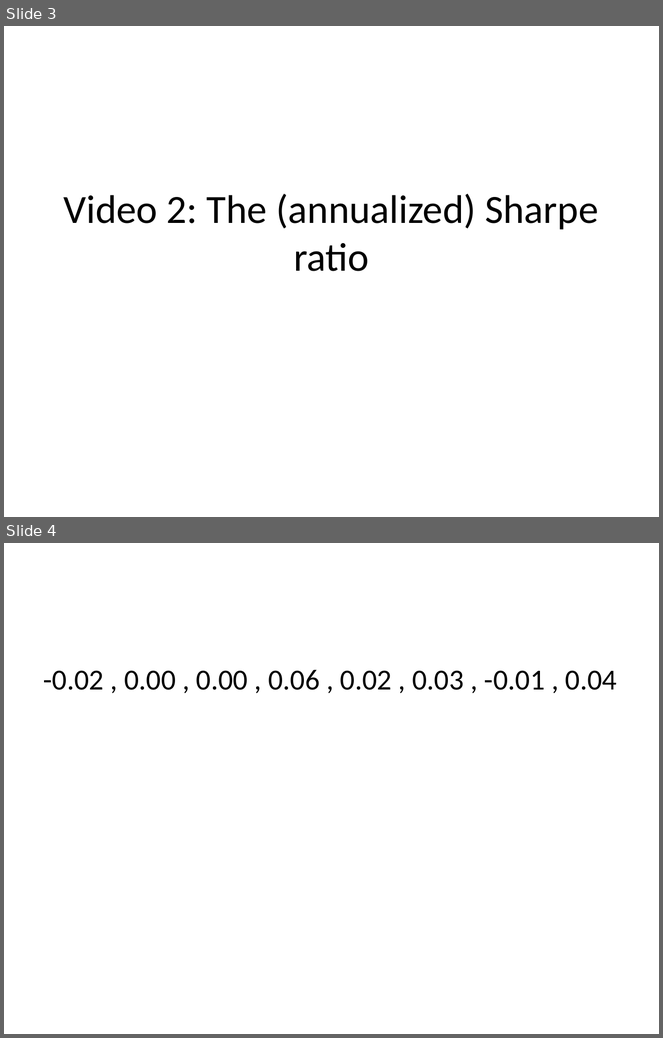
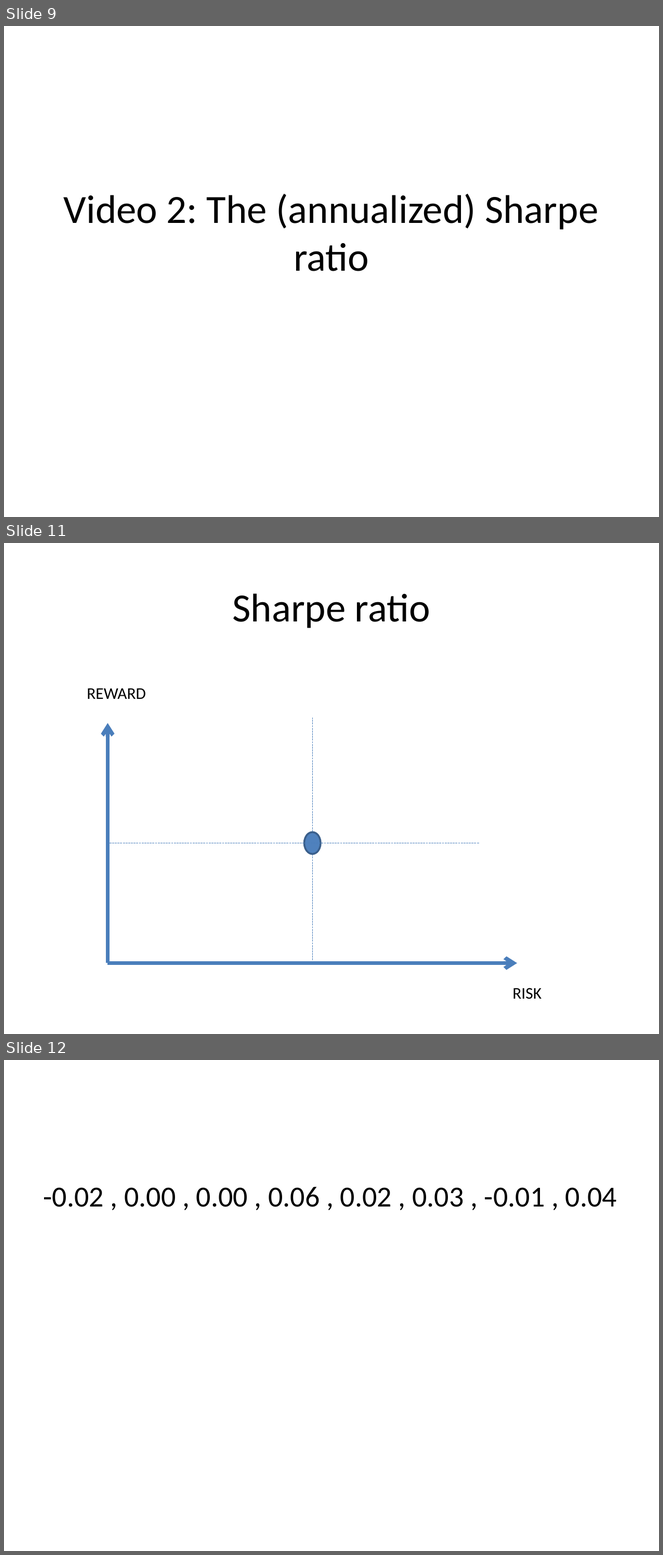
Before and after one commit to saciestudio/courses-intro-portfolio-analysis, a slide deck: scripts/Chapter2.pptx. Shown one above the other, each under a label of ours: slides 3 and 4 before the commit, slides 9, 11 and 12 after it; the slides between them are not shown. The pictures are 663x1038 and 663x1555 pixels, drawn with LibreOffice and Linux fonts; fonts in the diff are those of the drawing. Boxes give left, top, right and bottom in pixels: in the first picture for what was removed or moved away, otherwise in the second. Text is boxed around its words. In the diff, an @@ line names an element or a change of style, - is before the commit and + after.

```diff
--- a/scripts/Chapter2.pptx
+++ b/scripts/Chapter2.pptx
@@ slide 11 added at [4, 543, 659, 1034], background #FFFFFF @@
@@ title added at [232, 593, 430, 628], 44 pt, text #000000 @@
+Sharpe ratio
@@ text added at [87, 688, 146, 699], 18 pt, text #000000 @@
+REWARD
@@ arrow added from (107, 964) to (107, 723), #4B7EBC 4.25 pt @@
@@ line added from (312, 964) to (312, 718), #4B7EBC 0.75 pt dashed @@
@@ ellipse added at [304, 833, 321, 854], fill #4F81BD, outline #3A5F8C 2 pt @@
@@ line added from (479, 843) to (107, 843), #4B7EBC 0.75 pt dashed @@
@@ arrow added from (107, 964) to (517, 964), #4B7EBC 4.25 pt @@
@@ text added at [513, 988, 542, 1000], 18 pt, text #000000 @@
+RISK
@@ what was slide 3 is now slide 9 @@
@@ what was slide 4 is now slide 12 @@
```
Also in this commit, not shown: 7 other slides added, 1 other file.
